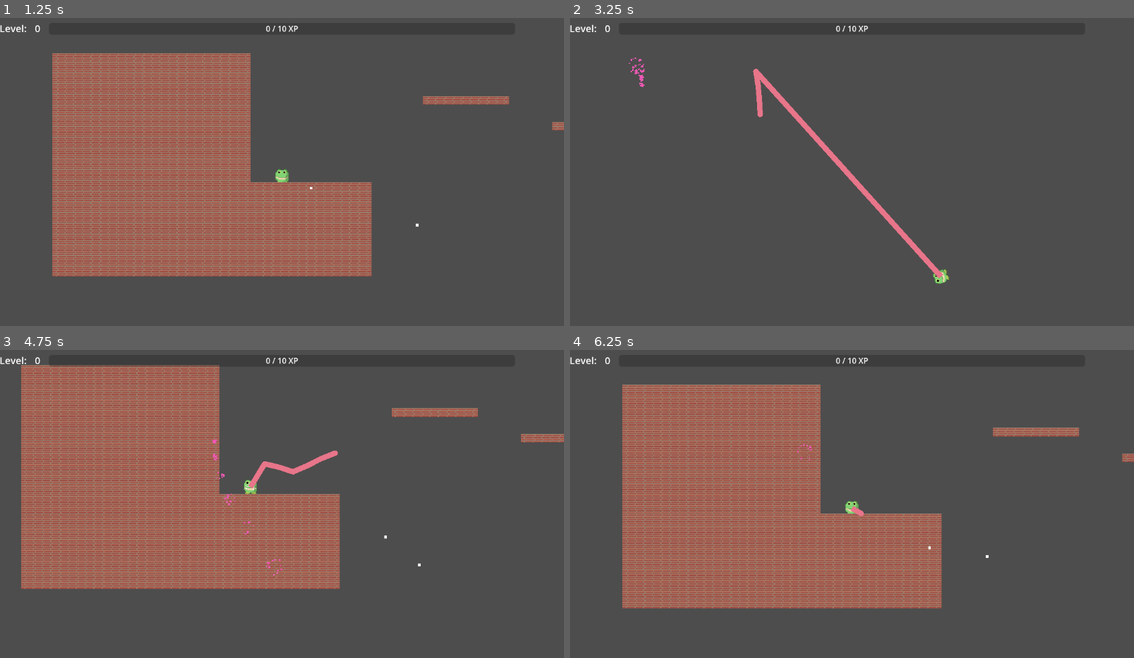
Above: before the commit, frames 1-4 (two rows, left to right).
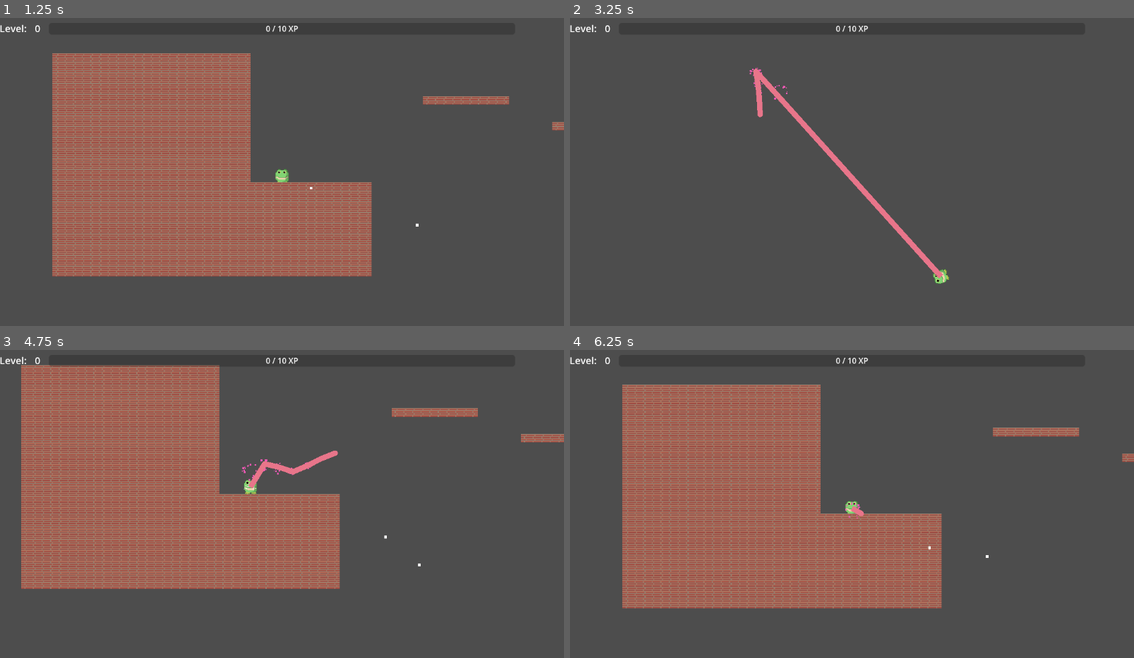
Above: after the commit, the same moments.

Repository: IDoTweaks/placeholdernamefornow
Game: Godot game, scene res://Scenes/Game.tscn
Two runs of this game, one before a commit and one after it. Both use one fixed random seed, a clock stepped at 60 frames per second and the inputs below.
Inputs (mouse positions are in pixels of both pictures, inside the frame that each line leads up to):
- Up to frame 1 (1.25 s): tap Enter at 0.5 s; move the mouse to (406, 159) at 0.52 s; hold Right from 0.53 s (still down); tap E (4test) at 0.6 s; click (406, 159) at 0.67 s
- Up to frame 2 (3.25 s): release Right at 1.25 s; drag from (739, 193) to (987, 224) at 1.27 s; move the mouse to (908, 107) at 2.02 s; hold Right 2.03-2.75 s; tap Shift at 2.1 s; click (908, 107) at 2.17 s; drag from (823, 239) to (682, 128) at 2.77 s
- Up to frame 3 (4.75 s): move the mouse to (451, 556) at 3.52 s; hold Left 3.53-4.25 s; tap Alt at 3.6 s; click (451, 556) at 3.67 s; drag from (112, 460) to (197, 430) at 4.27 s
- Up to frame 4 (6.25 s): move the mouse to (880, 507) at 5.02 s; hold Down 5.03-5.75 s; tap E (4test) at 5.1 s; click (880, 507) at 5.17 s; drag from (767, 430) to (987, 556) at 5.77 s

Frame 1 is identical in both runs. In frame 2, 0.1% of the frame differs, in the area x 10-39%, y 12-27%; in frame 3, 0.1%, in the area x 37-56%, y 29-74%; in frame 4, less than 0.1%.

Commit message:
fixes tongue particles

Diff:
--- a/placeholdernamefornow/Scripts/frog.gd
+++ b/placeholdernamefornow/Scripts/frog.gd
@@ -160,7 +160,8 @@
 		_try_eat(result.collider)
 
 	tempParticles = drawParticles.instantiate()
-	tempParticles.global_position = get_global_mouse_position()
+	tempParticles.global_position.x = tongue_points[tongue_points.size() - 1].x
+	tempParticles.global_position.y = tongue_points[tongue_points.size() - 1].y
 	get_tree().current_scene.add_child(tempParticles)
 	tempParticles.emitting = true
 	tongue_points.append(target)
Not shown, added: placeholdernamefornow/Art/Background.png.import
